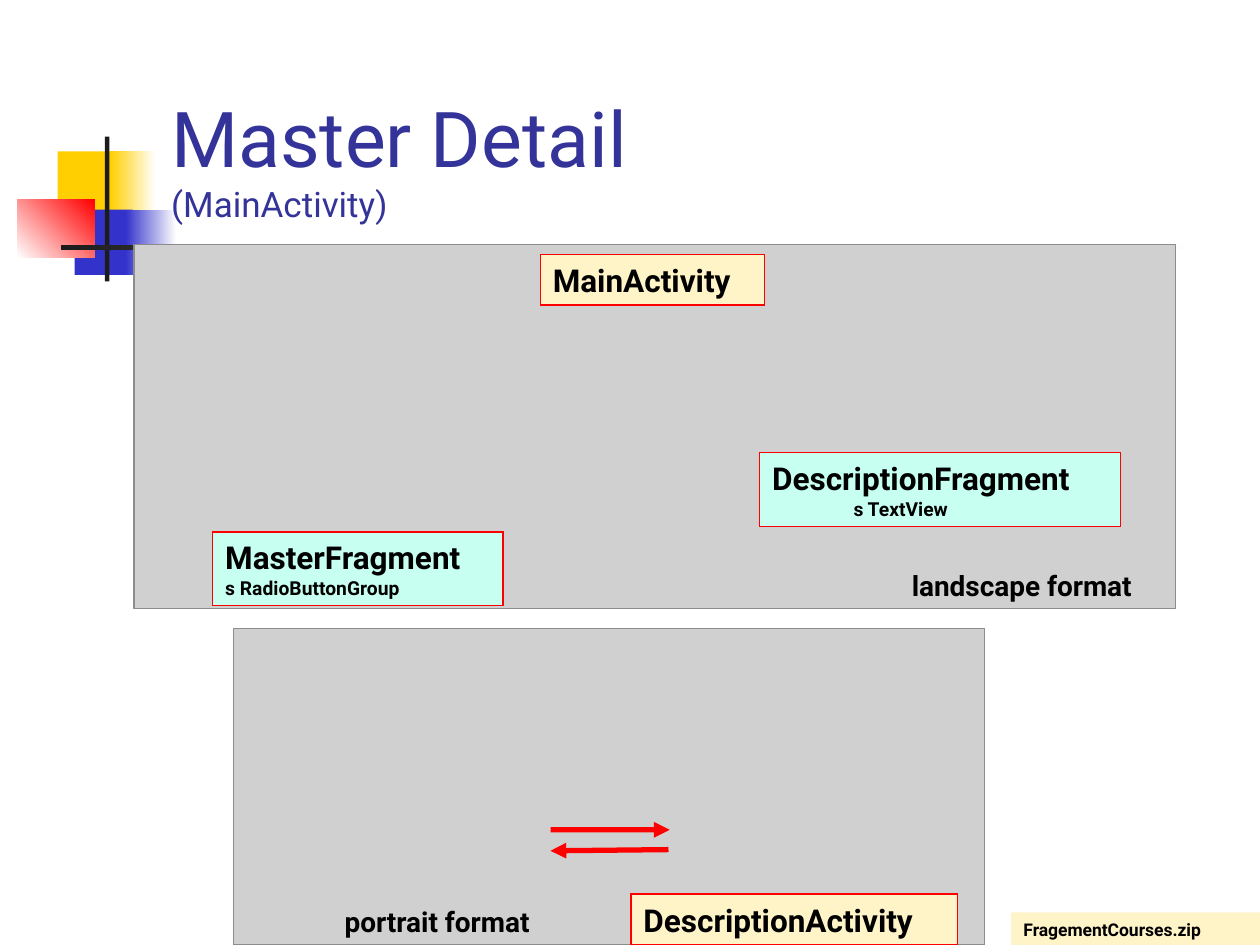
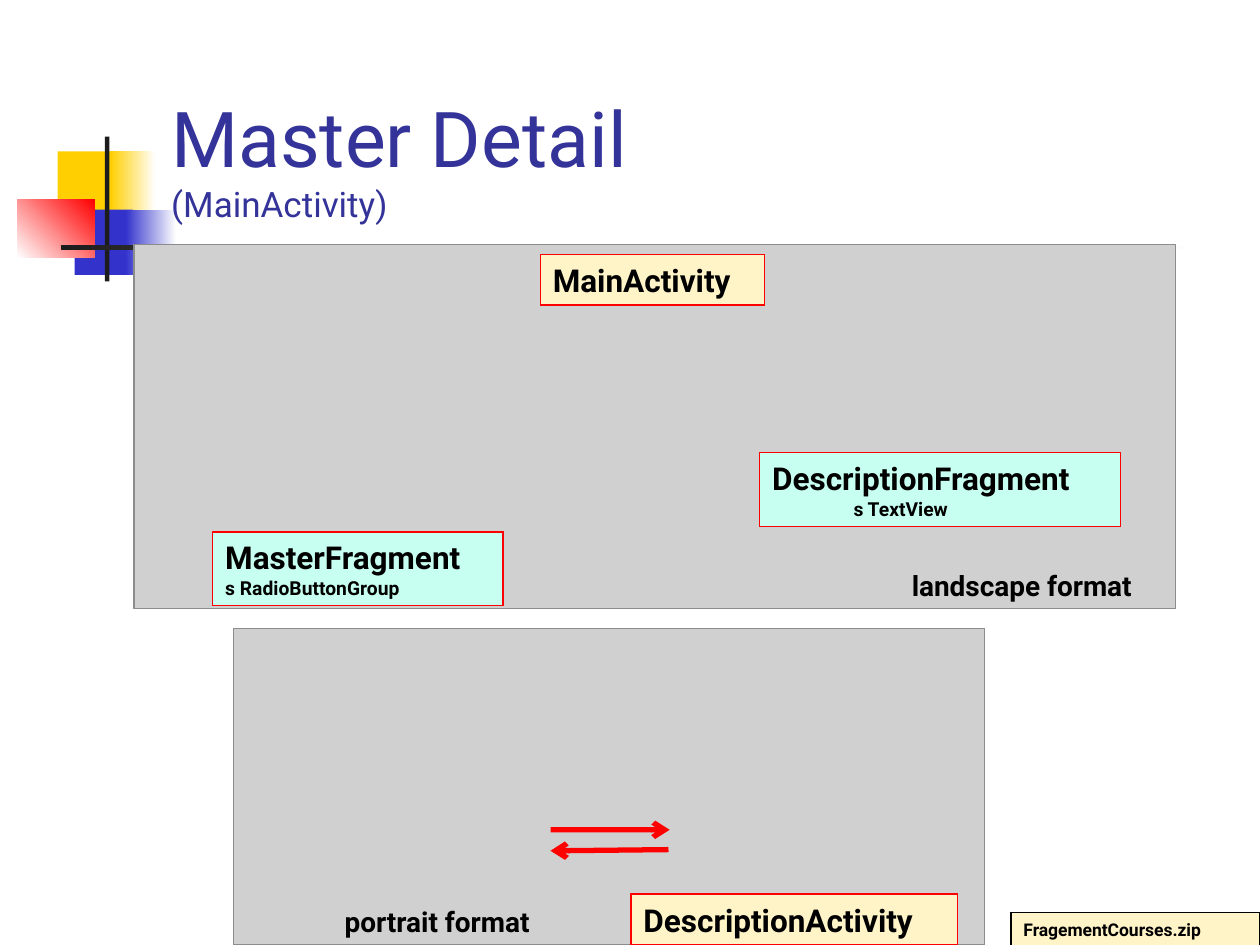
Before and after one commit to vmandro/Prednasky, a slide deck: slide 34 of 06/06_Android.ppt. Drawn at 1260x945 pixels with LibreOffice and Linux fonts; fonts in the diff are those of the drawing; grey boxes stand for pictures. Boxes give left, top, right and bottom in pixels: in the first picture for what was removed or moved away, otherwise in the second. Text is boxed around its words. In the diff, an @@ line names an element or a change of style, - is before the commit and + after.

```diff
--- a/06/06_Android.ppt
+++ b/06/06_Android.ppt
@@ rectangle "FragementCourses.zip" at <box>1011,912,1260,945</box>: outline none to #000000 0.74 pt @@
```
Also in this commit, not shown: 43 other slides changed, 2 other files.
